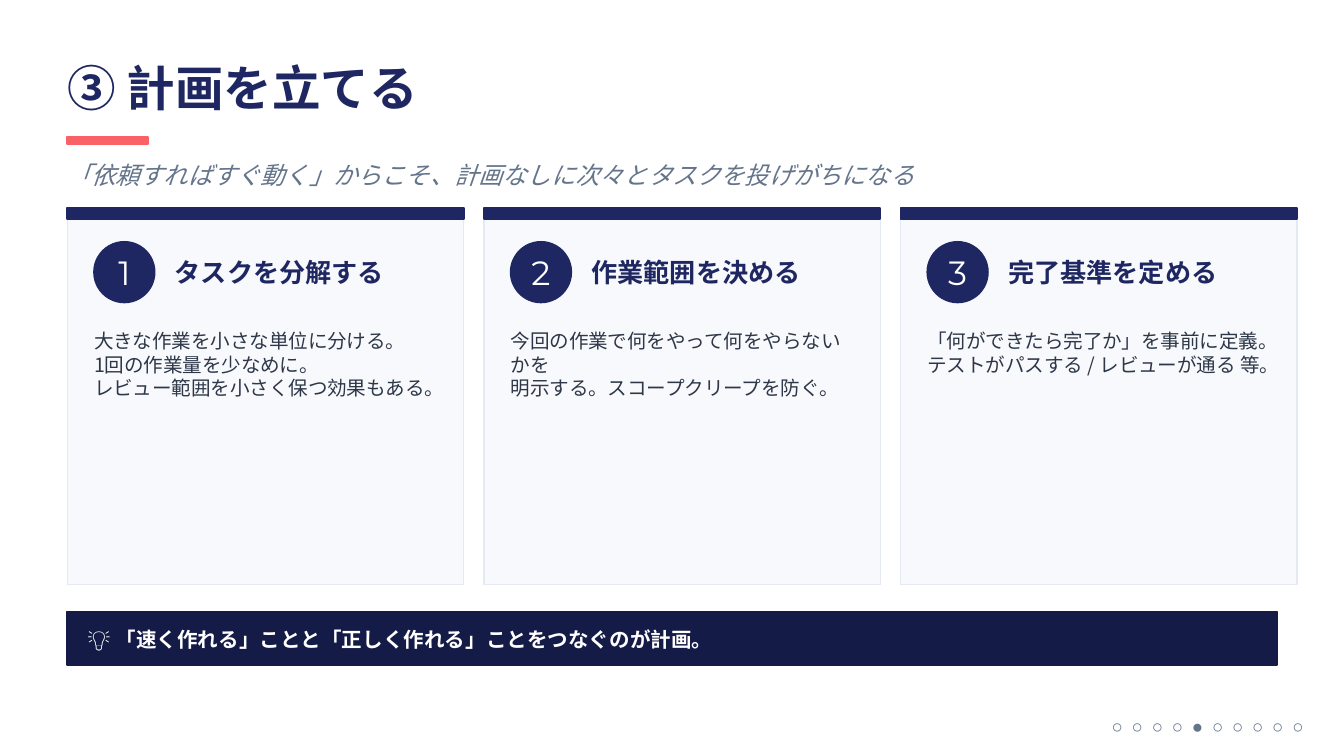
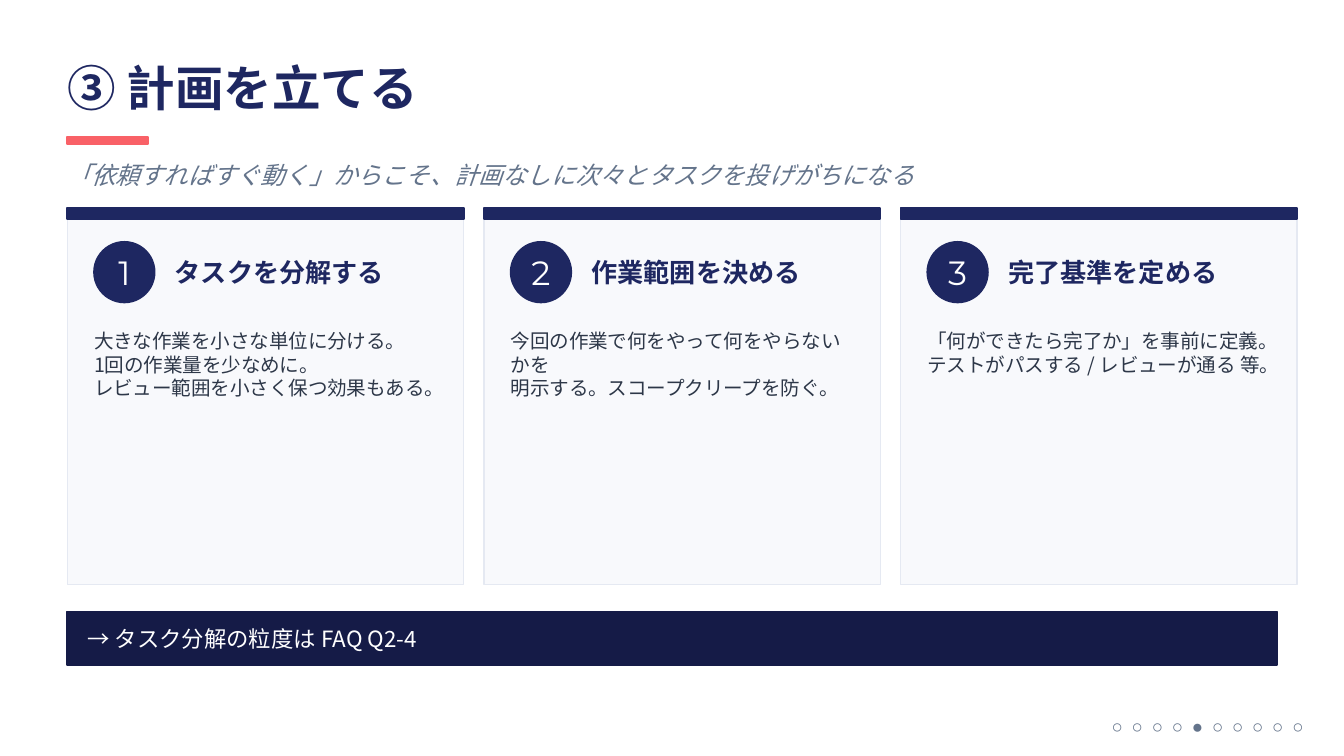
Before and after one commit to ktsuchida11/ClaudeWorkshop, a slide deck: slide 8 of session5/session5_full.pptx (slide 7 before the commit). Drawn at 1344x756 pixels with LibreOffice and Linux fonts; fonts in the diff are those of the drawing. Boxes give left, top, right and bottom in pixels: in the first picture for what was removed or moved away, otherwise in the second. Text is boxed around its words. In the diff, an @@ line names an element or a change of style, - is before the commit and + after.

```diff
--- a/session5/session5_full.pptx
+++ b/session5/session5_full.pptx
@@ text at [115,628,417,651]: text changed; size 11 to 12 pt; bold off @@
-💡 「速く作れる」ことと「正しく作れる」ことをつなぐのが計画。
+→ タスク分解の粒度は FAQ Q2-4
```
Also in this commit, not shown: 3 other slides changed, 1 slide added.
